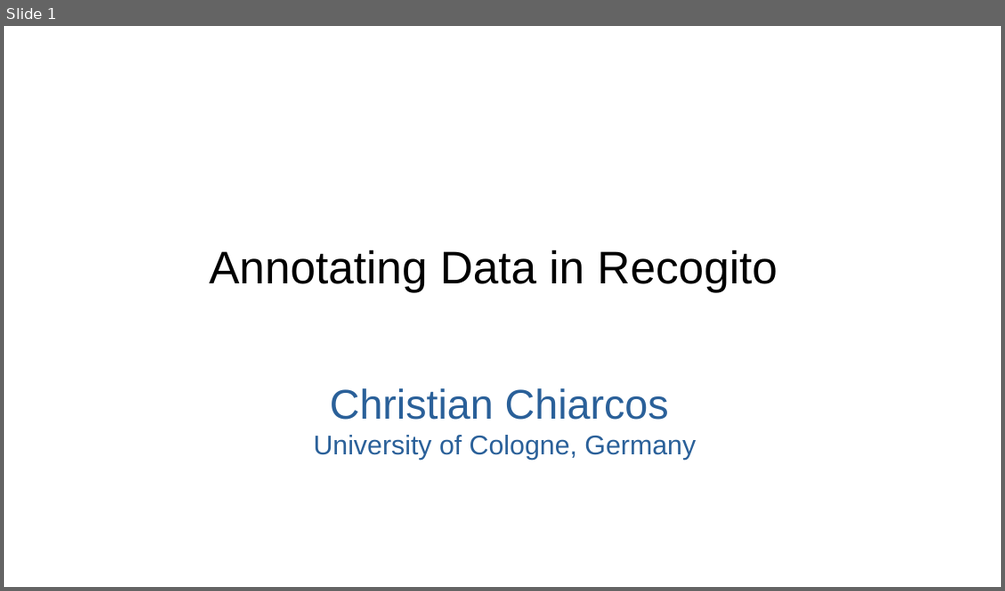
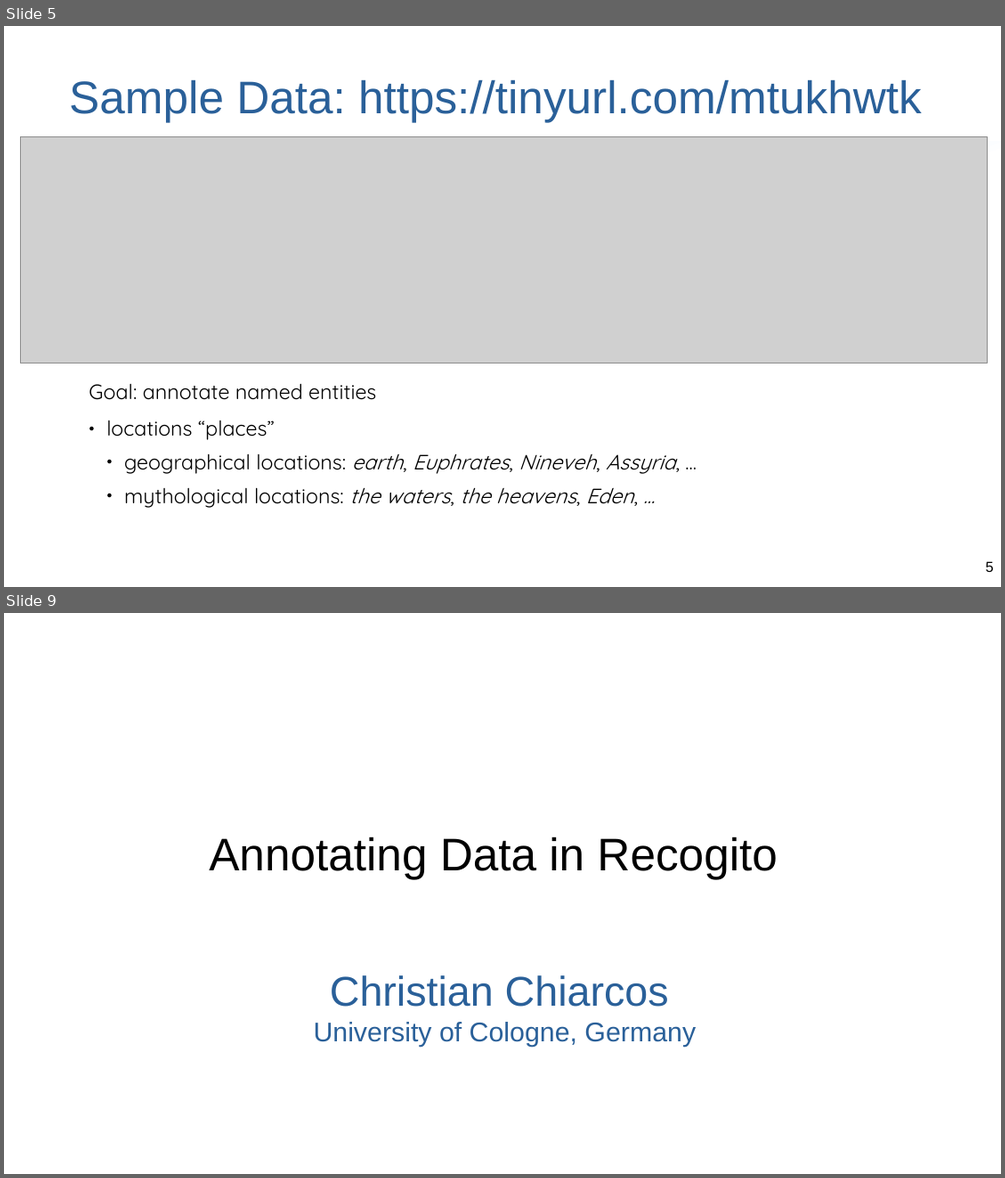
Before and after one commit to dh-tech/DH2022-workshop, a slide deck: slides/recogito.odp. Shown one above the other, each under a label of ours: slide 1 before the commit, slides 5 and 9 after it; the slides between them are not shown. The pictures are 1005x591 and 1005x1178 pixels, drawn with LibreOffice and Linux fonts; fonts in the diff are those of the drawing; grey boxes stand for pictures; background and template pictures are left out. Boxes give left, top, right and bottom in pixels: in the first picture for what was removed or moved away, otherwise in the second. Text is boxed around its words. In the diff, an @@ line names an element or a change of style, - is before the commit and + after.

```diff
--- a/slides/recogito.odp
+++ b/slides/recogito.odp
@@ slide 5 added at (x1=4, y1=26, x2=1001, y2=587), background #FFFFFF @@
@@ title added at (x1=69, y1=79, x2=922, y2=122), 44 pt, text #2A6099 @@
+Sample Data: https://tinyurl.com/mtukhwtk
@@ picture added at (x1=20, y1=136, x2=988, y2=362) @@
@@ rectangle added at (x1=55, y1=142, x2=1001, y2=154), fill gradient #FFFFFF to #83CAFF @@
@@ rectangle added at (x1=736, y1=318, x2=1001, y2=587), fill #FFFFFF at 50% opacity, outline #FFFFFF 0 pt @@
@@ text added at (x1=89, y1=384, x2=675, y2=507), 20 pt, text #000000 @@
+Goal: annotate named entities
+  ● locations “places”
+    ● geographical locations: earth, Euphrates, Nineveh, Assyria, ...
+    ● mythological locations: the waters, the heavens, Eden, ...
@@ page number added at (x1=986, y1=561, x2=994, y2=572), 14 pt, text #000000 @@
+5
@@ what was slide 1 is now slide 9 @@
```
Also in this commit, not shown: 1 slide changed, 7 other slides added.
